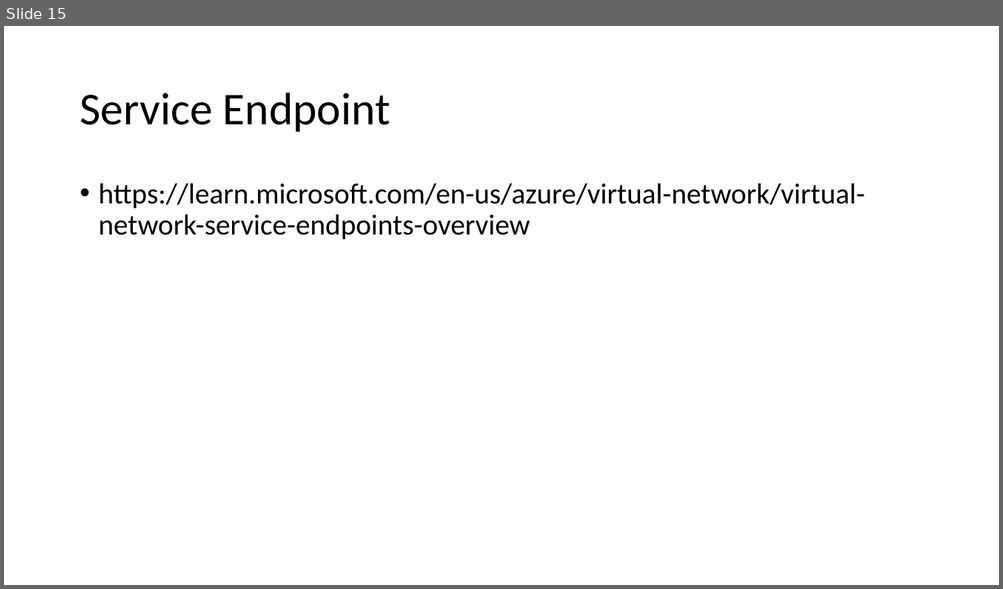
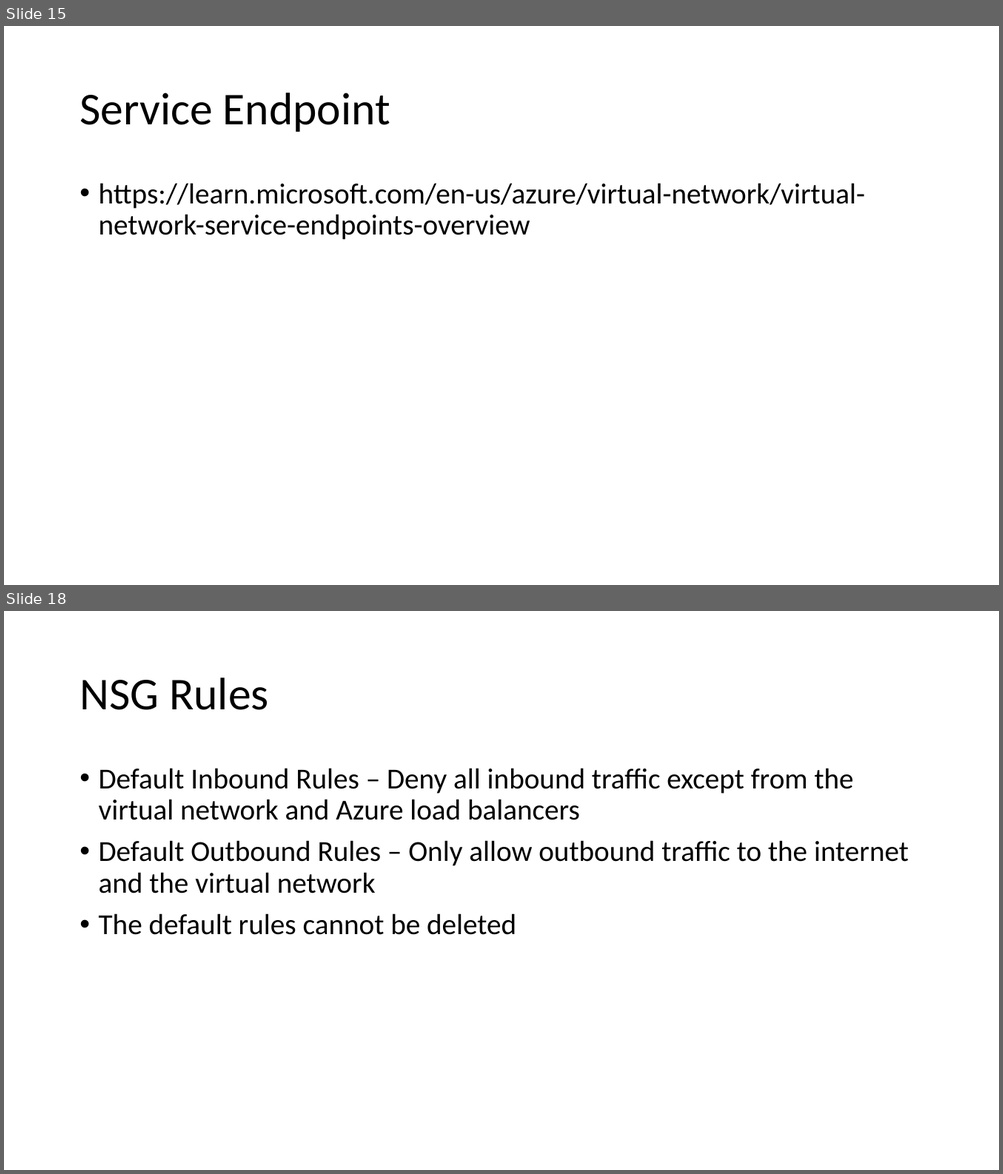
Before and after one commit to adnane-habib/11Feb-AZ104, a slide deck: Virtual Networking.pptx. Shown one above the other, each under a label of ours: slide 15 before the commit, slides 15 and 18 after it; the slides between them are not shown. The pictures are 1003x589 and 1003x1174 pixels, drawn with LibreOffice and Linux fonts; fonts in the diff are those of the drawing. Boxes give left, top, right and bottom in pixels: in the first picture for what was removed or moved away, otherwise in the second. Text is boxed around its words. In the diff, an @@ line names an element or a change of style, - is before the commit and + after.

Commit message:
Day 6

```diff
--- a/Virtual Networking.pptx
+++ b/Virtual Networking.pptx
@@ slide 18 added at [4,611,999,1170], background #FFFFFF @@
@@ title added at [79,678,269,710], 44 pt, text #000000 @@
+NSG Rules
@@ text added at [99,768,908,935], 28 pt, text #000000 @@
+• Default Inbound Rules – Deny all inbound traffic except from the virtual network and Azure load balancers
+• Default Outbound Rules – Only allow outbound traffic to the internet and the virtual network
+• The default rules cannot be deleted
```
Also in this commit, not shown: 2 slides changed, 4 other slides added.
